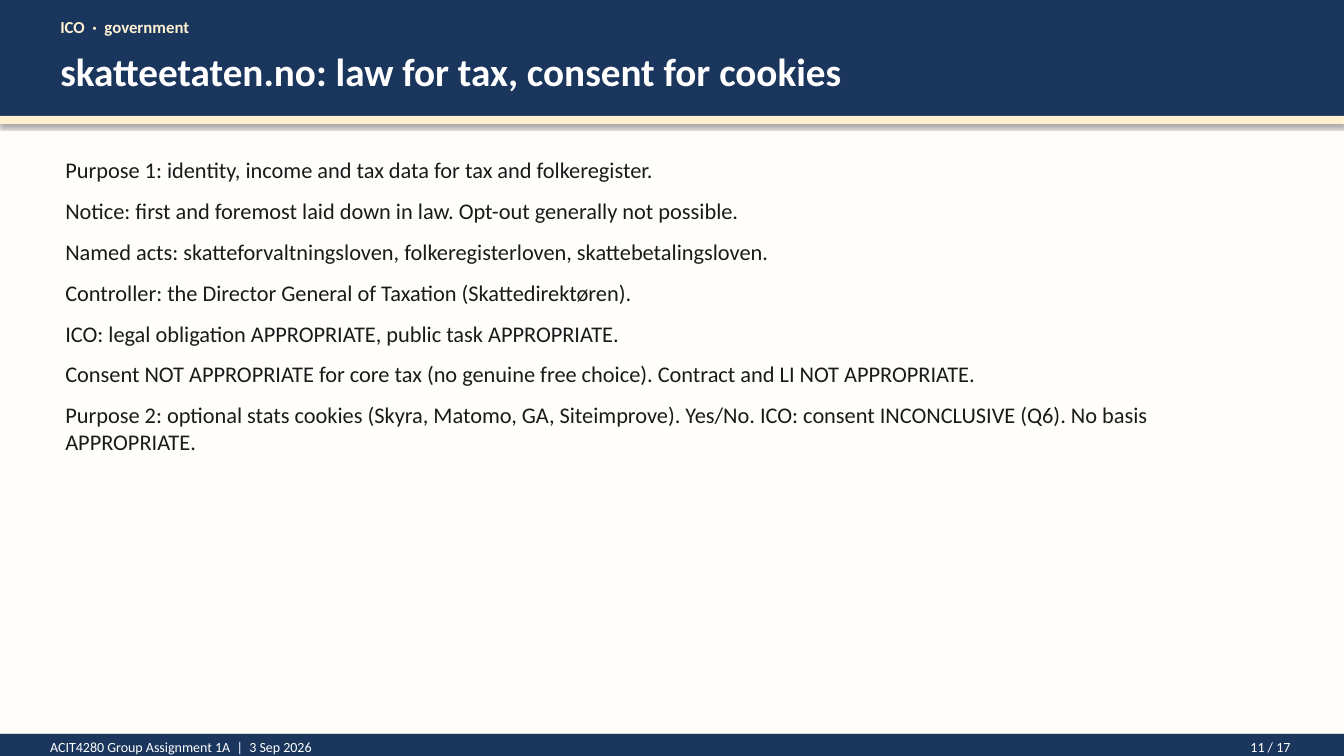
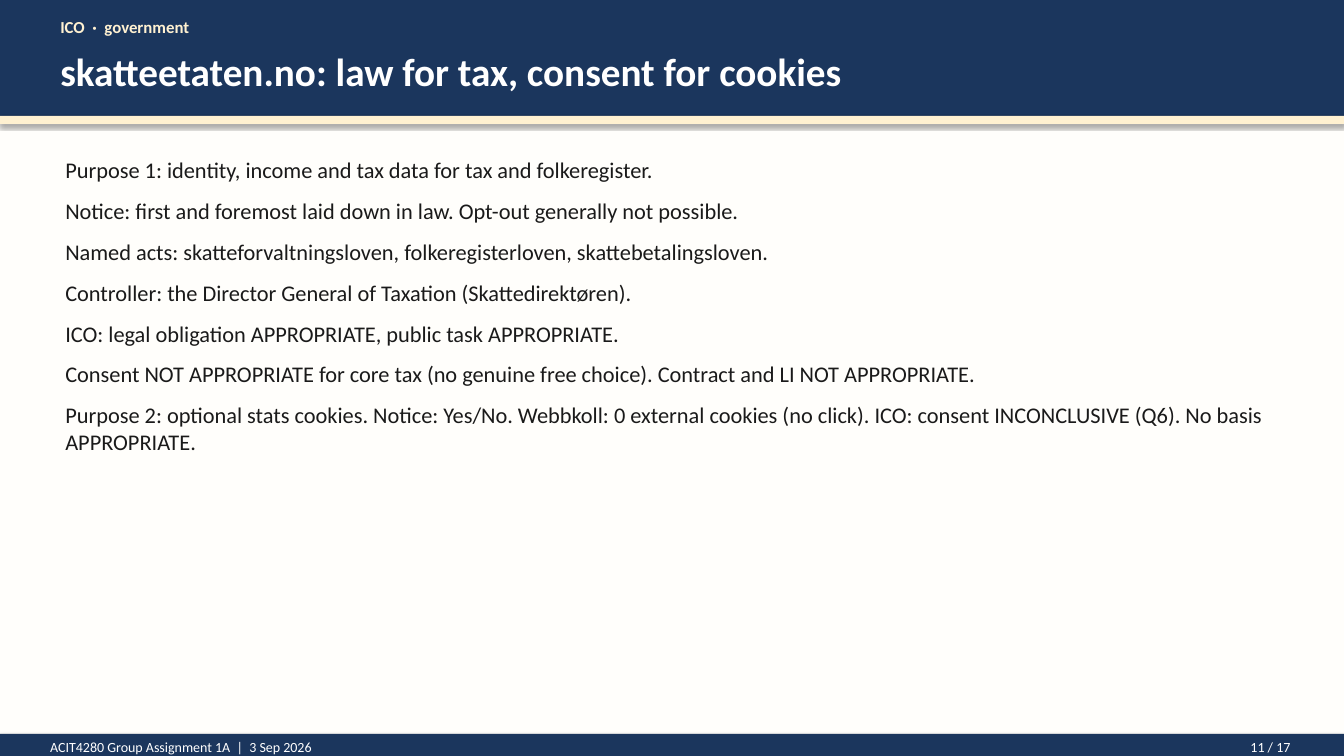
Before and after one commit to kasa031/Bacheloroppgave, a slide deck: slide 11 of ACIT4280_1A_presentation.pptx. Drawn at 1344x756 pixels with LibreOffice and Linux fonts; fonts in the diff are those of the drawing. Boxes give left, top, right and bottom in pixels: in the first picture for what was removed or moved away, otherwise in the second. Text is boxed around its words. In the diff, an @@ line names an element or a change of style, - is before the commit and + after.

```diff
--- a/ACIT4280_1A_presentation.pptx
+++ b/ACIT4280_1A_presentation.pptx
@@ text at bbox=[65, 407, 1262, 450]: text changed @@
-Purpose 2: optional stats cookies (Skyra, Matomo, GA, Siteimprove). Yes/No. ICO: consent INCONCLUSIVE (Q6). No basis APPROPRIATE.
+Purpose 2: optional stats cookies. Notice: Yes/No. Webbkoll: 0 external cookies (no click). ICO: consent INCONCLUSIVE (Q6). No basis APPROPRIATE.
```
Also in this commit, not shown: 9 other slides changed, 4 other files.
